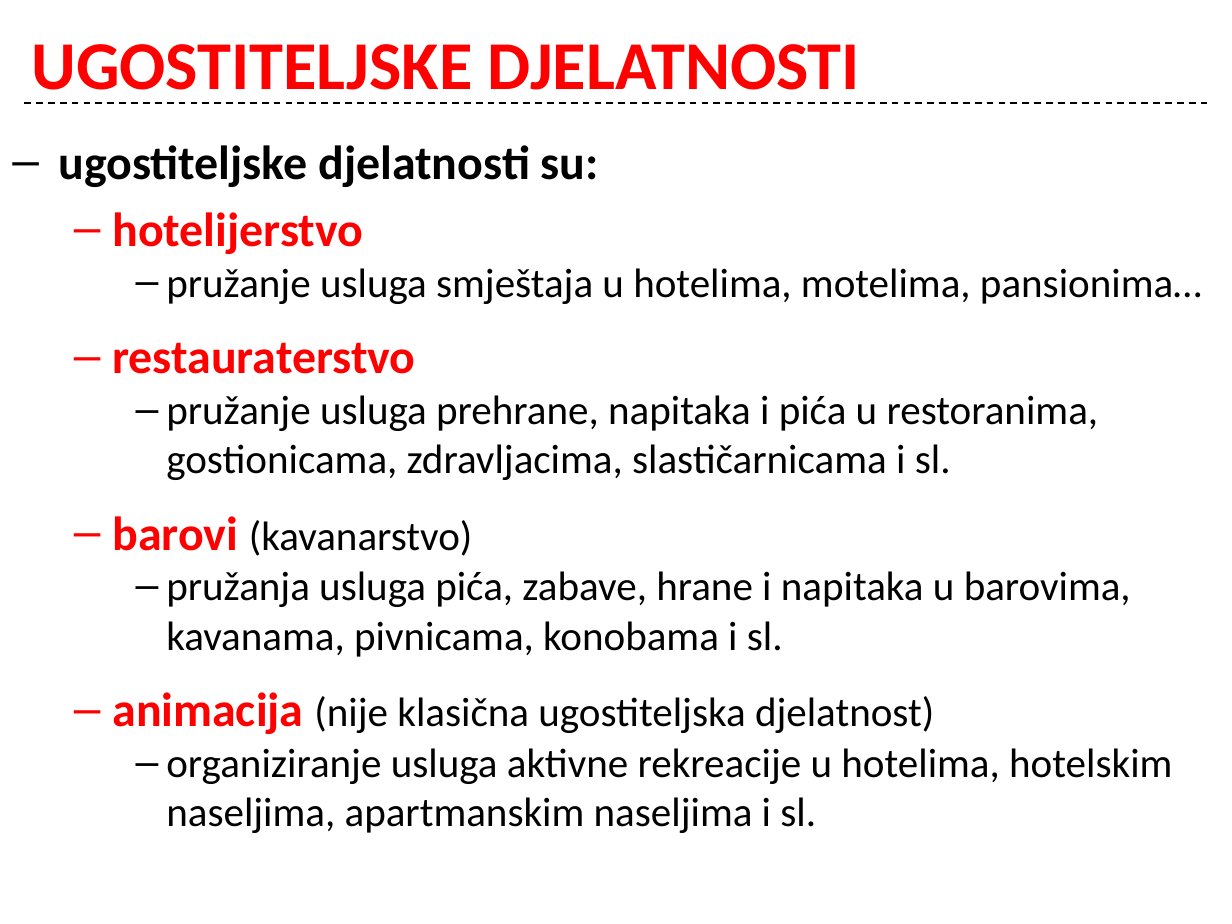
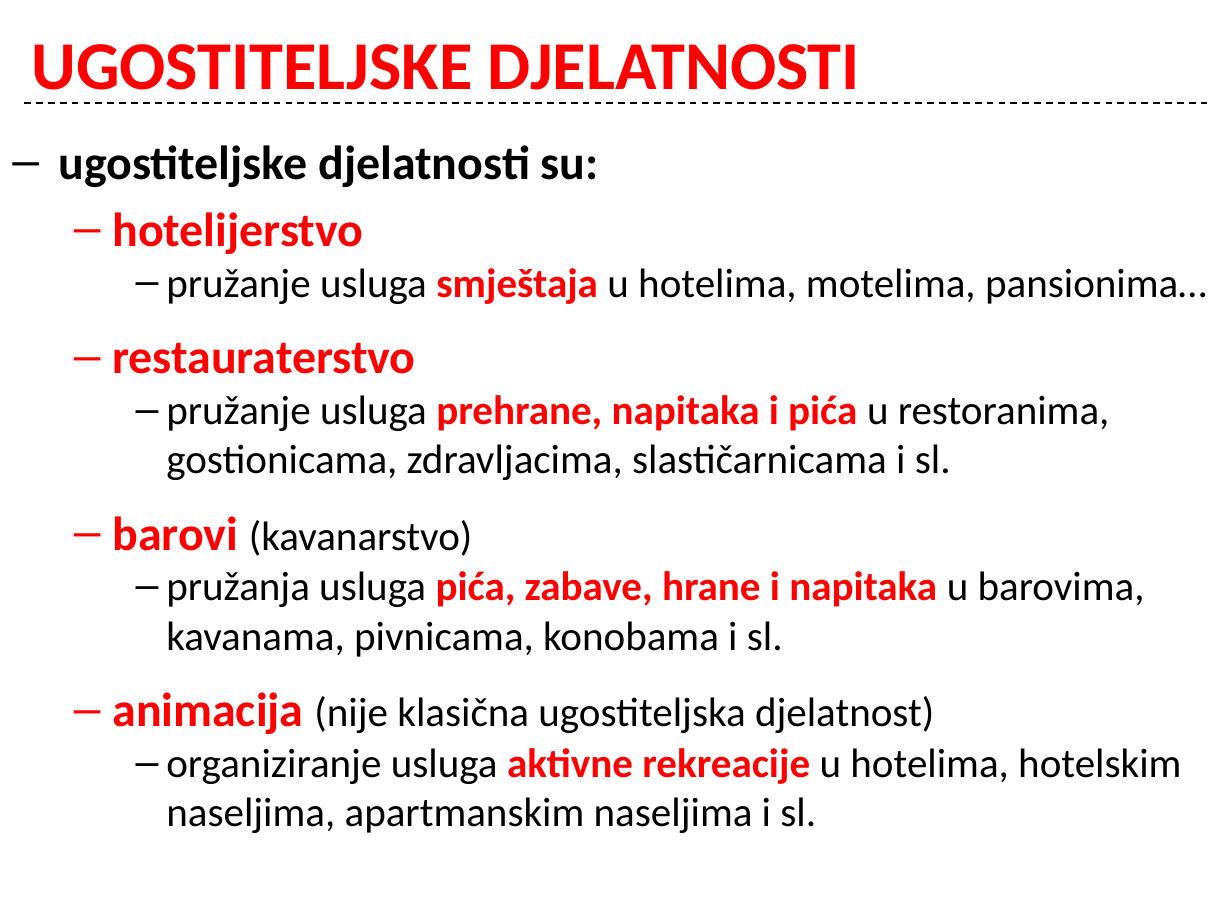
Before and after one commit to cornx/print, a slide deck: slide 7 of data/organizacija/002_Ugostiteljstvo_kao_gosp_djelatnost.pptx. Drawn at 1232x924 pixels with LibreOffice and Linux fonts; fonts in the diff are those of the drawing. Boxes give left, top, right and bottom in pixels: in the first picture for what was removed or moved away, otherwise in the second. Text is boxed around its words. In the diff, an @@ line names an element or a change of style, - is before the commit and + after.

```diff
--- a/data/organizacija/002_Ugostiteljstvo_kao_gosp_djelatnost.pptx
+++ b/data/organizacija/002_Ugostiteljstvo_kao_gosp_djelatnost.pptx
@@ text at <box>166,268,1207,833</box>: text colour #000000 to #FF0000, bold on in "smještaja", "prehrane, napitaka i pića", "pića, zabave, hrane i napitaka", "aktivne rekreacije" @@
```
Also in this commit, not shown: 4 other slides changed.
